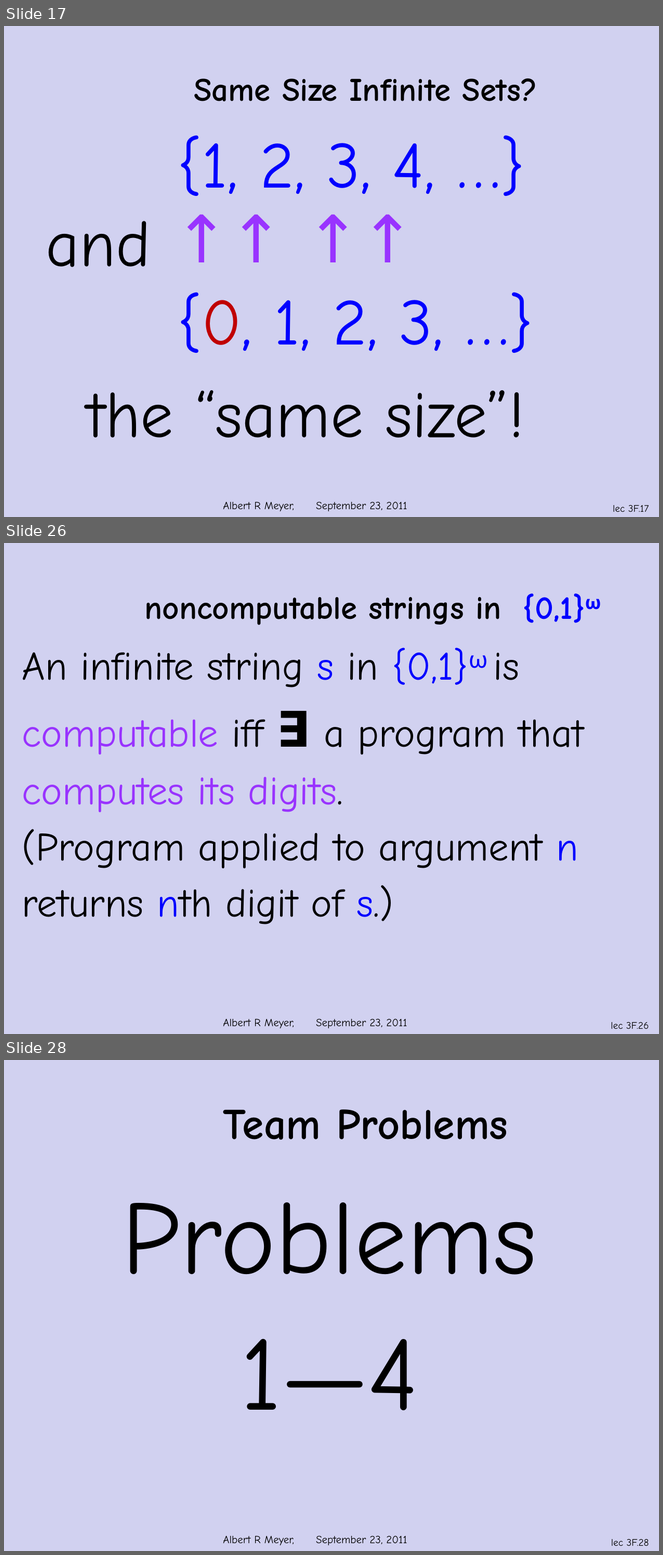
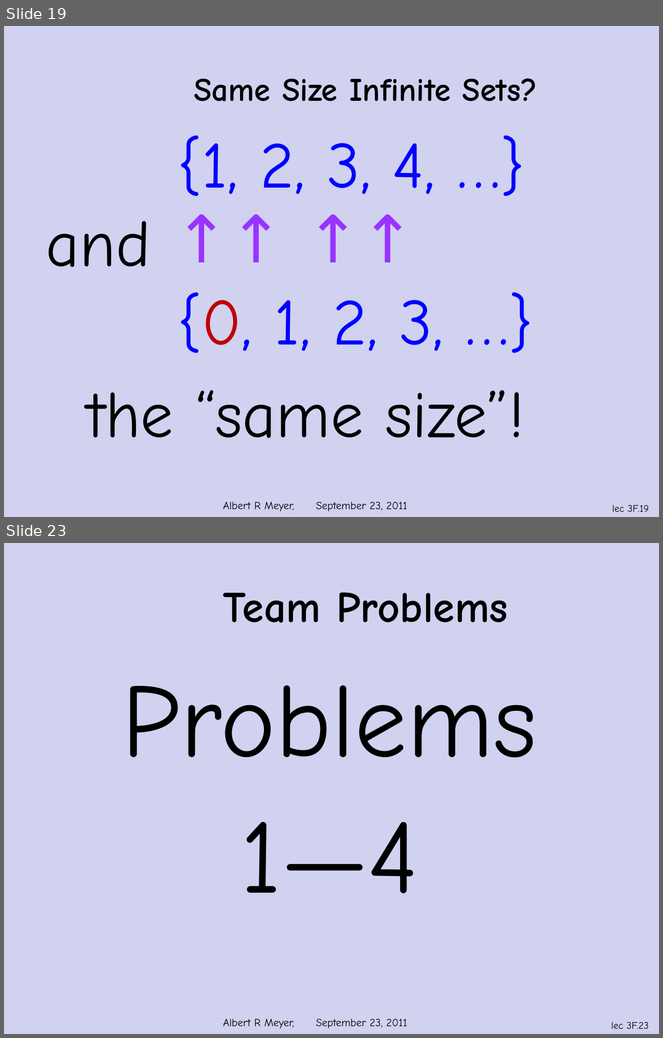
Before and after one commit to armeyer/mcs_web, a slide deck: fall11/slidesF11/slides3f.pptx. Shown one above the other, each under a label of ours: slides 17, 26 and 28 before the commit, slides 19 and 23 after it; the slides between them are not shown. The pictures are 663x1555 and 663x1038 pixels, drawn with LibreOffice and Linux fonts; fonts in the diff are those of the drawing; background and template pictures are left out. Boxes give left, top, right and bottom in pixels: in the first picture for what was removed or moved away, otherwise in the second. Text is boxed around its words. In the diff, an @@ line names an element or a change of style, - is before the commit and + after.

```diff
--- a/fall11/slidesF11/slides3f.pptx
+++ b/fall11/slidesF11/slides3f.pptx
@@ slide 26 removed at [4, 543, 659, 1034], background #D1D1F0; not listed: 2 template elements that a slide beside it also shows @@
@@ title removed at [144, 593, 601, 625] @@
-noncomputable strings in {0,1}ω
@@ text removed at [22, 648, 584, 925] @@
-An infinite string s in {0,1}ω is
-computable iff ∃ a program that
-computes its digits.
-(Program applied to argument n
-returns nth digit of s.)
@@ what was slide 17 is now slide 19 @@
@@ page number at [612, 505, 649, 512]: text changed @@
-lec 3F.17
+lec 3F.19
@@ what was slide 28 is now slide 23 @@
@@ page number at [611, 1022, 649, 1029]: text changed @@
-lec 3F.28
+lec 3F.23
```
Also in this commit, not shown: 7 slides changed, 2 slides added, 6 other slides removed, 1 other file.
